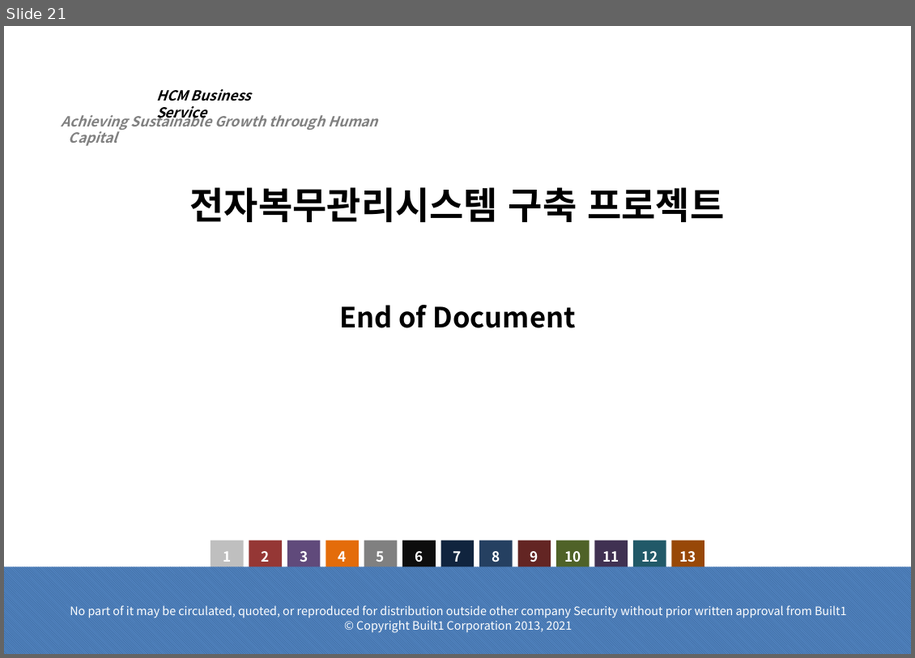
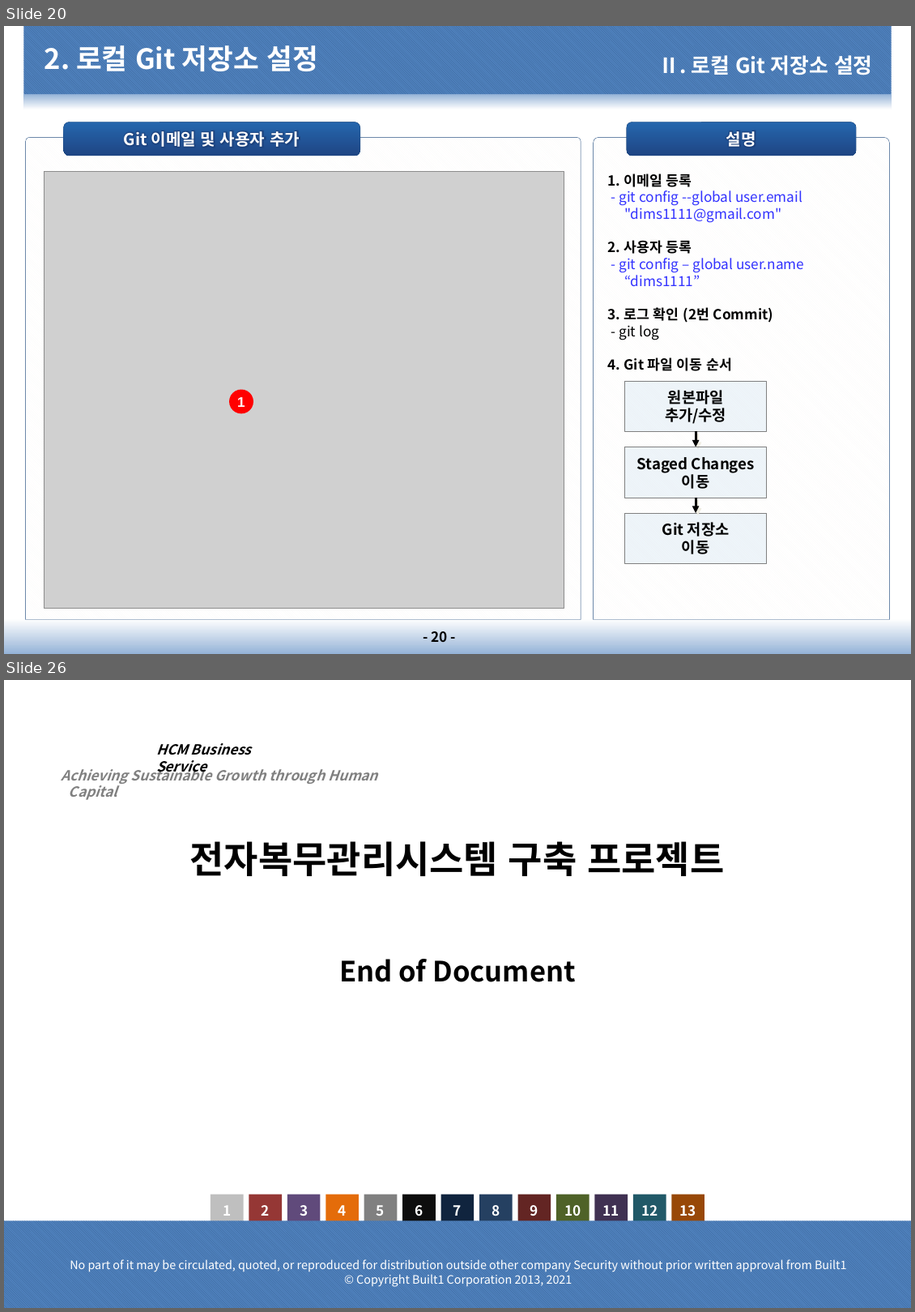
Before and after one commit to dims1111/ESM, a slide deck: document/10.프로젝트 관리(PM)/PM-1200.소프트웨어/PM-1210.GitHub 설명서/PM-1210.GitHub 설명서_20210201_v1.0.pptx. Shown one above the other, each under a label of ours: slide 21 before the commit, slides 20 and 26 after it; the slides between them are not shown. The pictures are 915x658 and 915x1312 pixels, drawn with LibreOffice and Linux fonts; fonts in the diff are those of the drawing; grey boxes stand for pictures; background and template pictures are left out. Boxes give left, top, right and bottom in pixels: in the first picture for what was removed or moved away, otherwise in the second. Text is boxed around its words. In the diff, an @@ line names an element or a change of style, - is before the commit and + after.

Commit message:
Git Test Second 파일 수정 및 PPT 수정

```diff
--- a/document/10.프로젝트 관리(PM)/PM-1200.소프트웨어/PM-1210.GitHub 설명서/PM-1210.GitHub 설명서_20210201_v1.0.pptx
+++ b/document/10.프로젝트 관리(PM)/PM-1200.소프트웨어/PM-1210.GitHub 설명서/PM-1210.GitHub 설명서_20210201_v1.0.pptx
@@ slide 20 added at bbox=[4, 26, 911, 654], background #FFFFFF @@
@@ rectangle added at bbox=[24, 26, 892, 94], fill pattern #376092 on #4F81BD @@
@@ title added at bbox=[44, 45, 318, 71], 24 pt, text #FFFFFF, bold @@
+2. 로컬 Git 저장소 설정
@@ text added at bbox=[658, 55, 873, 75], 18 pt, text #FFFFFF, bold @@
+Ⅱ. 로컬 Git 저장소 설정
@@ rectangle added at bbox=[24, 94, 892, 109], fill gradient #95B3D7 to #FFFFFF @@
@@ rounded rectangle added at bbox=[63, 122, 360, 156], fill gradient #2566AD to #1F4685, outline #1F497D 0.25 pt, 14 pt, text #FFFFFF, bold @@
+Git 이메일 및 사용자 추가
@@ rounded rectangle added at bbox=[627, 122, 857, 156], fill gradient #2566AD to #1F4685, outline #1F497D 0.25 pt, 14 pt, text #FFFFFF, bold @@
+설명
@@ round same rect added at bbox=[26, 138, 582, 620], fill pattern #FBFAF7 on #FFFFFF, outline #1F497D 0.25 pt @@
@@ round same rect added at bbox=[594, 138, 890, 620], fill pattern #FBFAF7 on #FFFFFF, outline #1F497D 0.25 pt, 12 pt, text #3333FF @@
+1. 이메일 등록
+- git config --global user.email "dims1111@gmail.com"
+2. 사용자 등록
+- git config – global user.name “dims1111”
+3. 로그 확인 (2번 Commit)
+- git log
+4. Git 파일 이동 순서
@@ picture added at bbox=[44, 172, 565, 609] @@
@@ rectangle added at bbox=[625, 381, 767, 432], fill #4C98CC at 9% opacity, outline #808080 0.25 pt, 13 pt, text #000000, bold @@
+  원본파일
+  추가/수정
@@ ellipse added at bbox=[230, 390, 253, 414], fill #FF0000, outline #FF0000 1 pt, 12 pt, text #FFFFFF, bold @@
+1
@@ arrow added from (696, 432) to (696, 447), #000000 2 pt @@
@@ rectangle added at bbox=[625, 447, 767, 497], fill #4C98CC at 9% opacity, outline #808080 0.25 pt, 13 pt, text #000000, bold @@
+  Staged Changes
+  이동
@@ arrow added from (696, 497) to (696, 514), #000000 2 pt @@
@@ rectangle added at bbox=[625, 514, 767, 564], fill #4C98CC at 9% opacity, outline #808080 0.25 pt, 13 pt, text #000000, bold @@
+  Git 저장소
+  이동
@@ rectangle added at bbox=[4, 619, 911, 654], fill gradient #95B3D7 to #FFFFFF @@
@@ page number added at bbox=[431, 627, 447, 642], 12 pt, text #000000, bold @@
+- 20 -
@@ what was slide 21 is now slide 26 @@
```
Also in this commit, not shown: 3 slides changed, 4 other slides added, 1 other file.
